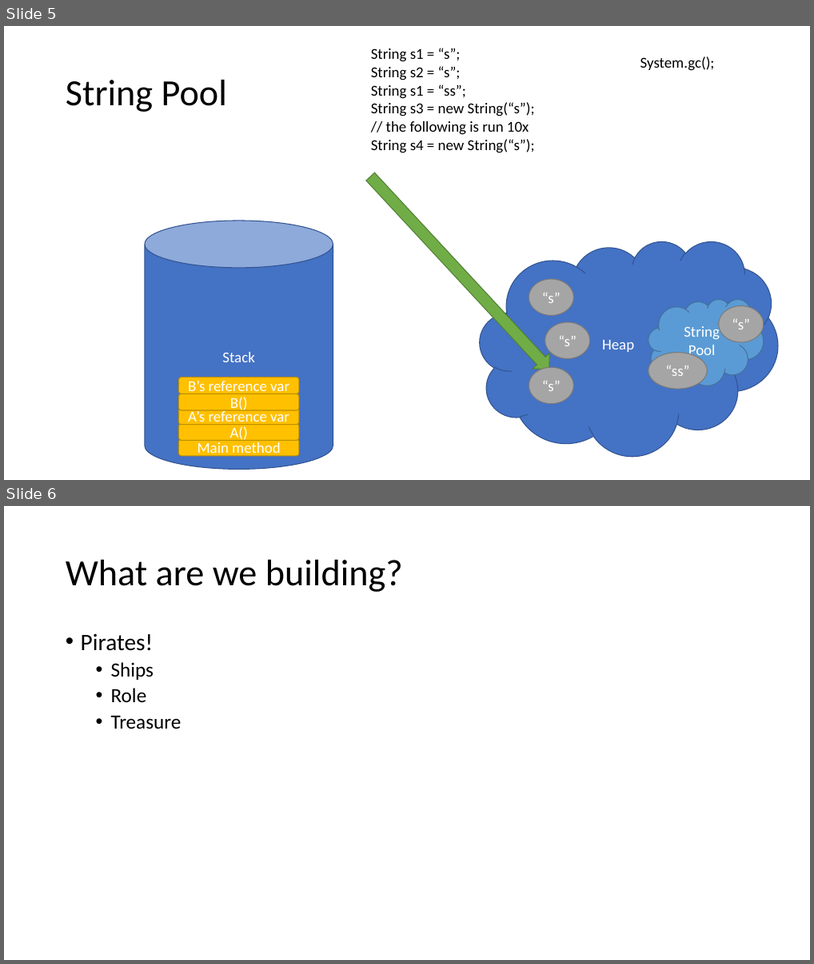
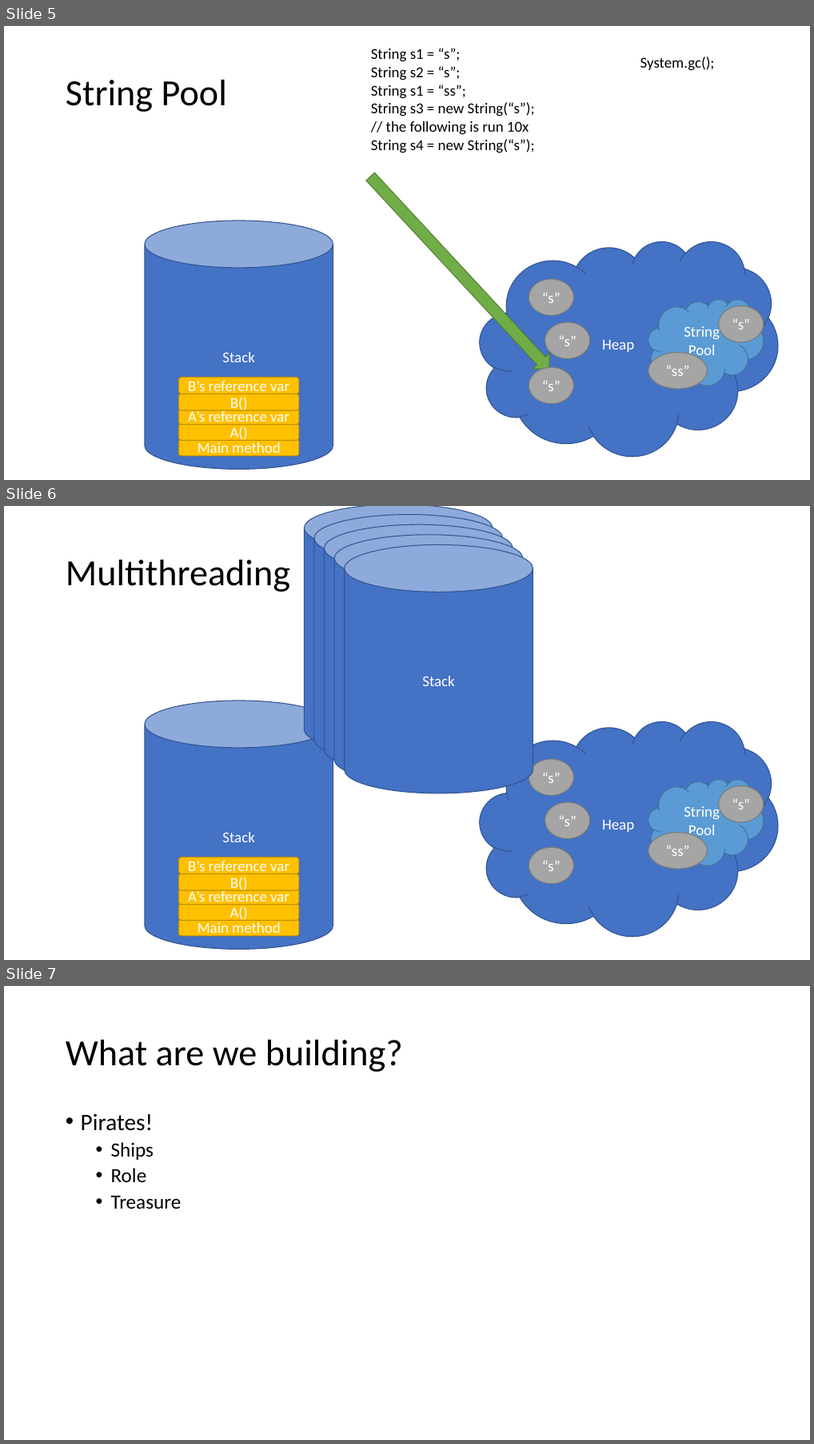
Before and after one commit to 2011JavaReact/Training, a slide deck: Week1/Week1Java.pptx. Shown one above the other, each under a label of ours: slides 5 and 6 before the commit, slides 5, 6 and 7 after it. The pictures are 814x964 and 814x1444 pixels, drawn with LibreOffice and Linux fonts; fonts in the diff are those of the drawing. Boxes give left, top, right and bottom in pixels: in the first picture for what was removed or moved away, otherwise in the second. Text is boxed around its words. In the diff, an @@ line names an element or a change of style, - is before the commit and + after.

```diff
--- a/Week1/Week1Java.pptx
+++ b/Week1/Week1Java.pptx
@@ slide 6 added at (4,506,810,960), background #FFFFFF @@
@@ cylinder added at (305,506,494,753), fill #4472C4, outline #325491 1 pt @@
@@ cylinder added at (314,515,503,763), fill #4472C4, outline #325491 1 pt @@
@@ cylinder added at (325,524,514,773), fill #4472C4, outline #325491 1 pt @@
@@ cylinder added at (335,535,524,783), fill #4472C4, outline #325491 1 pt, 18 pt, text #FFFFFF @@
+Stack
@@ cylinder added at (345,544,534,793), fill #4472C4, outline #325491 1 pt, 18 pt, text #FFFFFF @@
+Stack
@@ title added at (66,560,290,592), 44 pt, text #000000 @@
+Multithreading
@@ cylinder added at (145,700,334,949), fill #4472C4, outline #325491 1 pt, 18 pt, text #FFFFFF @@
+Stack
@@ cloud added at (480,720,778,936), fill #4472C4, outline #325491 1 pt, 18 pt, text #FFFFFF @@
+Heap
@@ ellipse added at (529,759,574,795), fill #A5A5A5, outline #7A7A7A 1 pt, 18 pt, text #FFFFFF @@
+“s”
@@ cloud added at (649,779,764,865), fill #5B9BD5, outline #43739E 1 pt, 18 pt, text #FFFFFF @@
+String Pool
@@ ellipse added at (719,785,764,822), fill #A5A5A5, outline #7A7A7A 1 pt, 18 pt, text #FFFFFF @@
+“s”
@@ ellipse added at (546,802,590,838), fill #A5A5A5, outline #7A7A7A 1 pt, 18 pt, text #FFFFFF @@
+“s”
@@ ellipse added at (649,832,707,868), fill #A5A5A5, outline #7A7A7A 1 pt, 18 pt, text #FFFFFF @@
+“ss”
@@ rounded rectangle added at (179,857,299,873), fill #FFC000, outline #BD8E00 1 pt, 18 pt, text #FFFFFF @@
+B’s reference var
@@ ellipse added at (529,847,574,884), fill #A5A5A5, outline #7A7A7A 1 pt, 18 pt, text #FFFFFF @@
+“s”
@@ rounded rectangle added at (179,888,299,904), fill #FFC000, outline #BD8E00 1 pt, 18 pt, text #FFFFFF @@
+A’s reference var
@@ rounded rectangle added at (179,874,299,890), fill #FFC000, outline #BD8E00 1 pt, 18 pt, text #FFFFFF @@
+B()
@@ rounded rectangle added at (179,904,299,920), fill #FFC000, outline #BD8E00 1 pt, 18 pt, text #FFFFFF @@
+A()
@@ rounded rectangle added at (179,919,299,936), fill #FFC000, outline #BD8E00 1 pt, 18 pt, text #FFFFFF @@
+Main method
@@ what was slide 6 is now slide 7 @@
```
Also in this commit, not shown: 1 other file.
